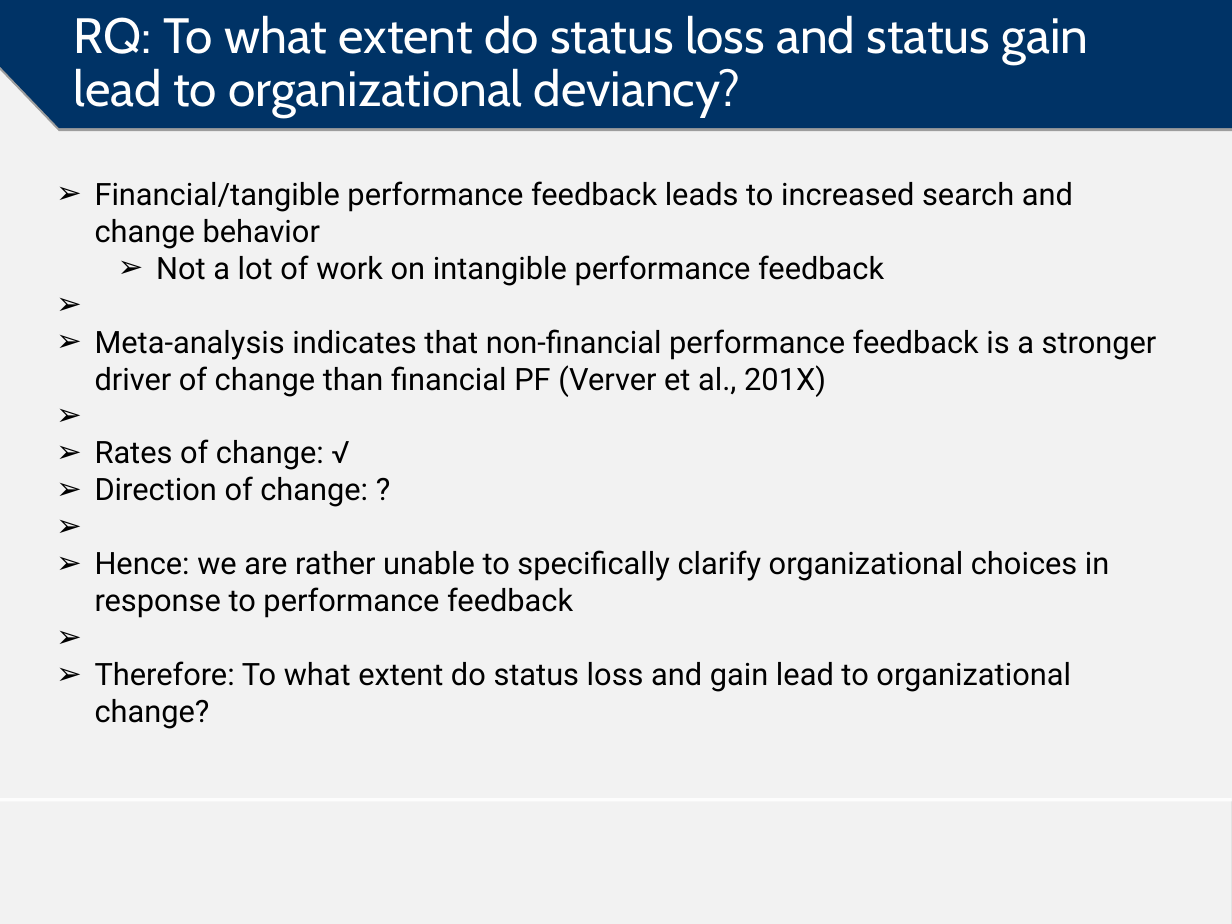
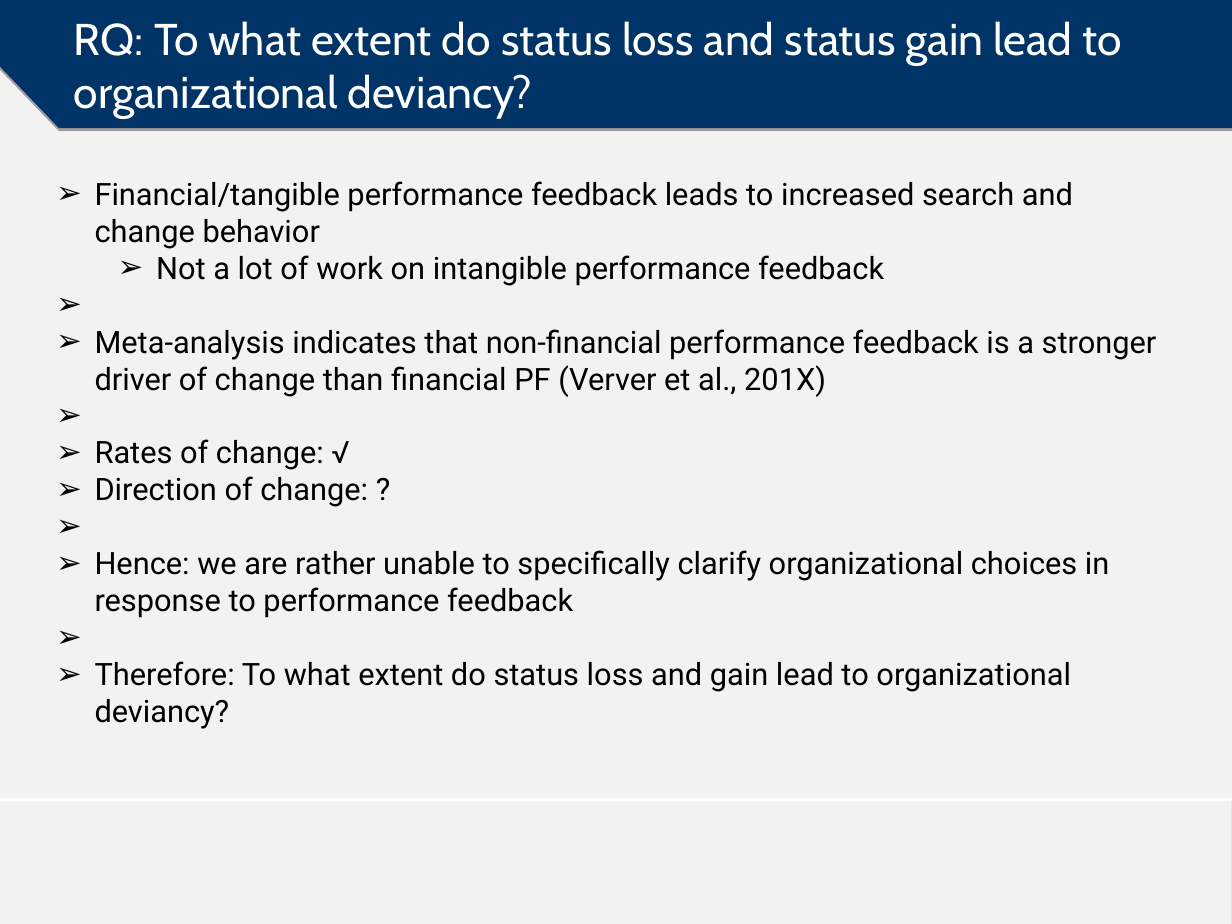
Before and after one commit to mzelst/talks, a slide deck: slide 2 of 2017/20171108 JFF_TilburgUni/20171108 Status shortfalls and non-conformity - An extension in the Scotch whisky industry.odp. Drawn at 1232x924 pixels with LibreOffice and Linux fonts; fonts in the diff are those of the drawing; background and template pictures are left out. Boxes give left, top, right and bottom in pixels: in the first picture for what was removed or moved away, otherwise in the second. Text is boxed around its words. In the diff, an @@ line names an element or a change of style, - is before the commit and + after.

```diff
--- a/2017/20171108 JFF_TilburgUni/20171108 Status shortfalls and non-conformity - An extension in the Scotch whisky industry.odp
+++ b/2017/20171108 JFF_TilburgUni/20171108 Status shortfalls and non-conformity - An extension in the Scotch whisky industry.odp
@@ title "RQ: To what extent do ..." at box(74, 21, 1122, 118): size 29 to 26 pt; line spacing 0.9 to 1 @@
@@ text at box(95, 661, 1071, 729): text changed @@
-➢ Therefore: To what extent do status loss and gain lead to organizational change?
+➢ Therefore: To what extent do status loss and gain lead to organizational deviancy?
```
Also in this commit, not shown: 5 other slides changed, 6 slides added, 2 other files.
